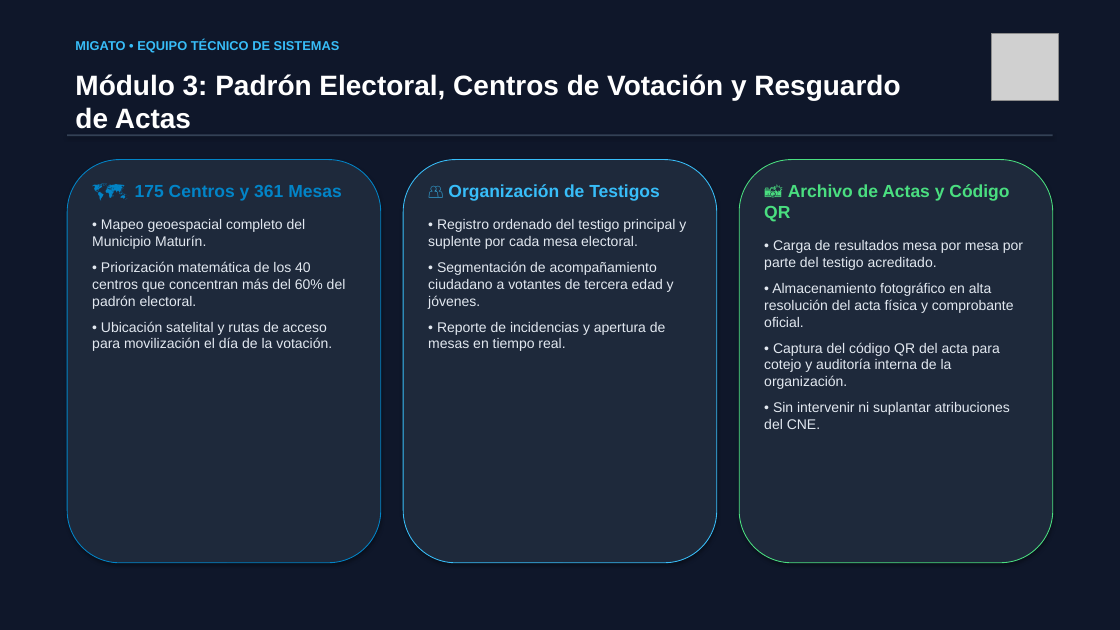
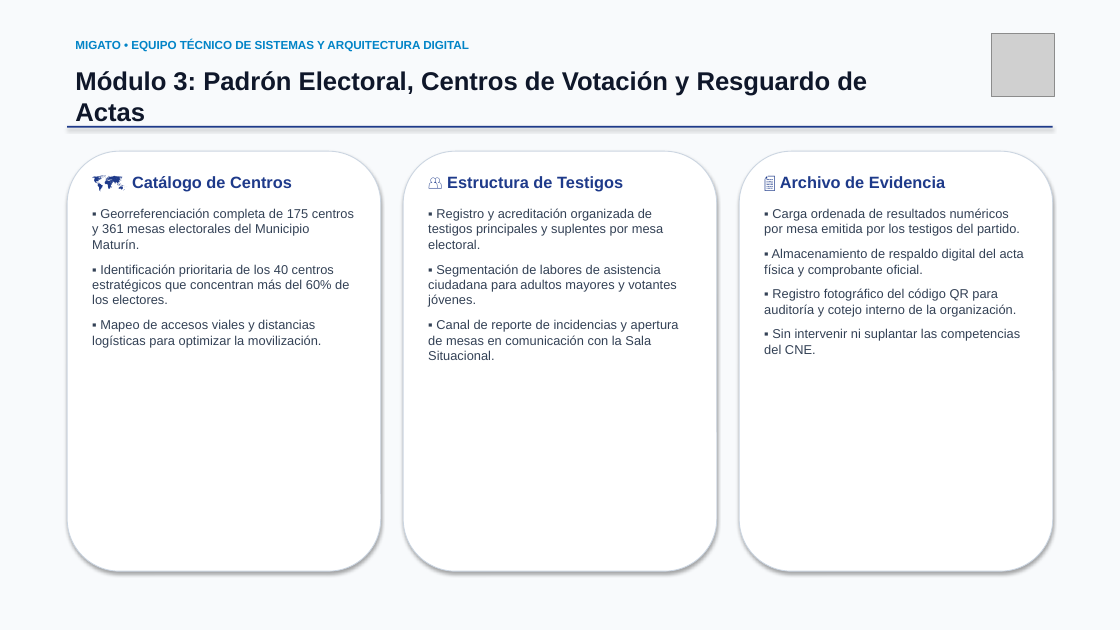
Before and after one commit to diegodona36-netizen/migato-maturin, a slide deck: slide 5 of PRESENTACION_EJECUTIVA_MIGATO_V3.pptx. Drawn at 1120x630 pixels with LibreOffice and Linux fonts; fonts in the diff are those of the drawing; grey boxes stand for pictures. Boxes give left, top, right and bottom in pixels: in the first picture for what was removed or moved away, otherwise in the second. Text is boxed around its words. In the diff, an @@ line names an element or a change of style, - is before the commit and + after.

Commit message:
refactor(slides): Rediseño completo a estilo Corporativo / Business / Gubernamental limpio (White/Navy)

```diff
--- a/PRESENTACION_EJECUTIVA_MIGATO_V3.pptx
+++ b/PRESENTACION_EJECUTIVA_MIGATO_V3.pptx
@@ rectangle at bbox=[0, 0, 1120, 630]: fill #0F172A to #F8FAFC @@
@@ text at bbox=[75, 40, 469, 52]: text changed; size 11 to 10 pt; text colour #38BDF8 to #0284C7 @@
-MIGATO • EQUIPO TÉCNICO DE SISTEMAS
+MIGATO • EQUIPO TÉCNICO DE SISTEMAS Y ARQUITECTURA DIGITAL
@@ picture: place and size @@
-picture at bbox=[991, 34, 1059, 101]
+picture at bbox=[991, 34, 1054, 97]
@@ text "Módulo 3: Padrón Electoral, Centros ..." at bbox=[75, 71, 867, 127]: size 24 to 22 pt, text colour #FFFFFF to #0F172A @@
@@ rectangle: place and size @@
-rectangle at bbox=[67, 134, 1053, 136]
+rectangle at bbox=[67, 126, 1053, 128]
@@ rectangle at bbox=[67, 126, 1053, 128]: fill #334155 to #1E3A8A @@
@@ rounded rectangle: place and size @@
-rounded rectangle at bbox=[67, 160, 381, 563]
+rounded rectangle at bbox=[67, 151, 381, 571]
@@ rounded rectangle at bbox=[67, 151, 381, 571]: fill #1E293B to #FFFFFF; outline #0284C7 0.75 pt to #CBD5E1 0.75 pt @@
@@ text at bbox=[92, 176, 354, 347]: text changed; size 12 to 11 pt; text colour #E2E8F0 to #334155 @@
-🗺️ 175 Centros y 361 Mesas
-• Mapeo geoespacial completo del Municipio Maturín.
-• Priorización matemática de los 40 centros que concentran más del 60% del padrón electoral.
-• Ubicación satelital y rutas de acceso para movilización el día de la votación.
+🗺️ Catálogo de Centros
+▪ Georreferenciación completa de 175 centros y 361 mesas electorales del Municipio Maturín.
+▪ Identificación prioritaria de los 40 centros estratégicos que concentran más del 60% de los electores.
+▪ Mapeo de accesos viales y distancias logísticas para optimizar la movilización.
@@ rounded rectangle: place and size @@
-rounded rectangle at bbox=[403, 160, 717, 563]
+rounded rectangle at bbox=[403, 151, 717, 571]
@@ rounded rectangle at bbox=[403, 151, 717, 571]: fill #1E293B to #FFFFFF; outline #38BDF8 0.75 pt to #CBD5E1 0.75 pt @@
@@ text at bbox=[428, 176, 679, 360]: text changed; size 12 to 11 pt; text colour #E2E8F0 to #334155 @@
-👥 Organización de Testigos
-• Registro ordenado del testigo principal y suplente por cada mesa electoral.
-• Segmentación de acompañamiento ciudadano a votantes de tercera edad y jóvenes.
-• Reporte de incidencias y apertura de mesas en tiempo real.
+👥 Estructura de Testigos
+▪ Registro y acreditación organizada de testigos principales y suplentes por mesa electoral.
+▪ Segmentación de labores de asistencia ciudadana para adultos mayores y votantes jóvenes.
+▪ Canal de reporte de incidencias y apertura de mesas en comunicación con la Sala Situacional.
@@ rounded rectangle: place and size @@
-rounded rectangle at bbox=[739, 160, 1053, 563]
+rounded rectangle at bbox=[739, 151, 1053, 571]
@@ rounded rectangle at bbox=[739, 151, 1053, 571]: fill #1E293B to #FFFFFF; outline #4ADE80 0.75 pt to #CBD5E1 0.75 pt @@
@@ text at bbox=[764, 176, 1024, 354]: text changed; size 12 to 11 pt; text colour #E2E8F0 to #334155 @@
-📸 Archivo de Actas y Código QR
-• Carga de resultados mesa por mesa por parte del testigo acreditado.
-• Almacenamiento fotográfico en alta resolución del acta física y comprobante oficial.
-• Captura del código QR del acta para cotejo y auditoría interna de la organización.
-• Sin intervenir ni suplantar atribuciones del CNE.
+📄 Archivo de Evidencia
+▪ Carga ordenada de resultados numéricos por mesa emitida por los testigos del partido.
+▪ Almacenamiento de respaldo digital del acta física y comprobante oficial.
+▪ Registro fotográfico del código QR para auditoría y cotejo interno de la organización.
+▪ Sin intervenir ni suplantar las competencias del CNE.
```
Also in this commit, not shown: 9 other slides changed, 4 other files.
